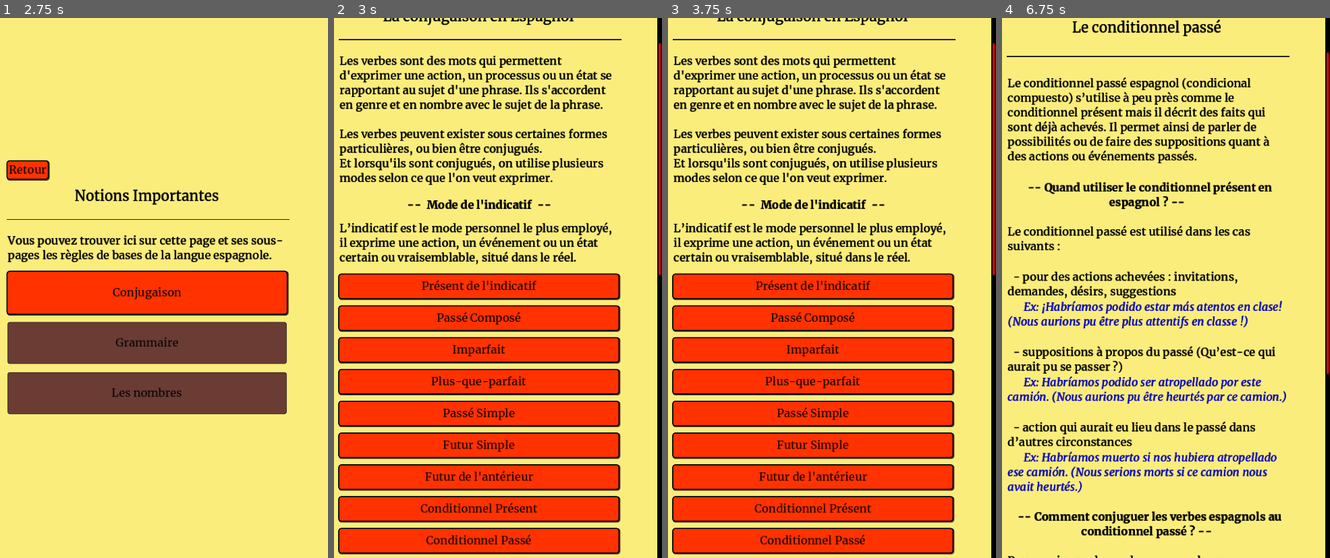
Above: before the commit, frames 1-4 (left to right).
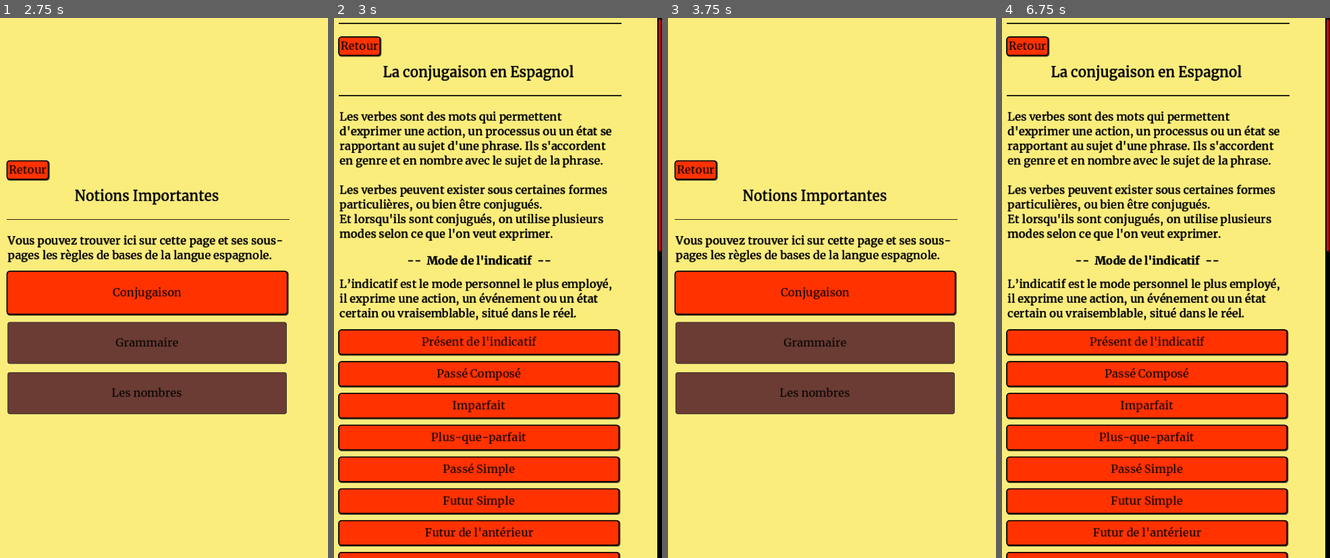
Above: after the commit, the same moments.

Repository: nath54/Aprender_el_espanol
Game: Godot game, scene res://pages/menu_principal/MainMenu.tscn
Two runs of this game, one before a commit and one after it. Both use one fixed random seed, a clock stepped at 60 frames per second and the inputs below.
Inputs (mouse positions are in pixels of both pictures, inside the frame that each line leads up to):
- Up to frame 1 (2.75 s): click "Notions Importantes" at 0.5 s; click "Retour" at 1.25 s; click "Notions Importantes" at 2 s
- Up to frame 2 (3 s): click "Conjugaison" at 2.75 s
- Up to frame 3 (3.75 s): click (694, 45) at 3.5 s, where only the run after the commit has a clickable "Retour"
- Up to frame 4 (6.75 s): click (1146, 541) at 4.25 s, where only the run before the commit has a clickable "Conditionnel Passé"; click (1028, 169) at 5 s, where only the run after the commit has a clickable "Retour"; click (1087, 266) at 5.75 s, where only the run after the commit has a clickable "Notions Importantes"; click (1149, 293) at 6.5 s, where only the run after the commit has a clickable "Conjugaison"

Frame 1 is identical in both runs. In frame 2, 45% of the frame differs, in the area x 1-100%, y 0-100%; in frame 3, 49%; in frame 4, 49%.

Commit message:
Correction Initial Scroll

Diff:
--- a/pages/menu_principal/NotionsImportantes/Conjugaison/Conjugaisons.tscn
+++ b/pages/menu_principal/NotionsImportantes/Conjugaison/Conjugaisons.tscn
@@ -28,7 +28,6 @@
 grow_horizontal = 2
 grow_vertical = 2
 follow_focus = true
-scroll_vertical = 1186
 
 [node name="CenterContainer" type="CenterContainer" parent="ScrollContainer"]
 layout_mode = 2
--- a/pages/menu_principal/NotionsImportantes/Conjugaison/Indicatif/ConditionnelPasse.tscn
+++ b/pages/menu_principal/NotionsImportantes/Conjugaison/Indicatif/ConditionnelPasse.tscn
@@ -31,7 +31,6 @@
 grow_horizontal = 2
 grow_vertical = 2
 follow_focus = true
-scroll_vertical = 601
 
 [node name="CenterContainer" type="CenterContainer" parent="ScrollContainer"]
 layout_mode = 2
Not shown: 3 places in pages/menu_principal/NotionsImportantes/Conjugaison/Indicatif/ConditionnelPasse.tscn that only renumber resources
